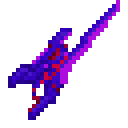
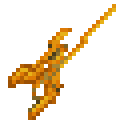
Before/after of a 128px x 128px layered artwork. What changed in the layer stack:
added layer "Calque #5" (overlay) in group "Groupe de calques" over [left=8, top=4, right=116, bottom=120]
added layer "Calque #4" (overlay) in group "Groupe de calques" over [left=8, top=4, right=116, bottom=120]
added layer "Calque #3" (overlay) in group "Groupe de calques" over [left=8, top=4, right=116, bottom=120]
"Calque #2": opacity 100% → 48%, painted on it over [left=8, top=4, right=116, bottom=120]
painted on "Calque #1" over [left=28, top=44, right=68, bottom=112]
added layer "Copie de Copie de Calque" (overlay) in group "Groupe de calques" over [left=32, top=0, right=120, bottom=84]
"Copie de Calque": blend hue → color, painted on it over [left=32, top=0, right=120, bottom=84]
